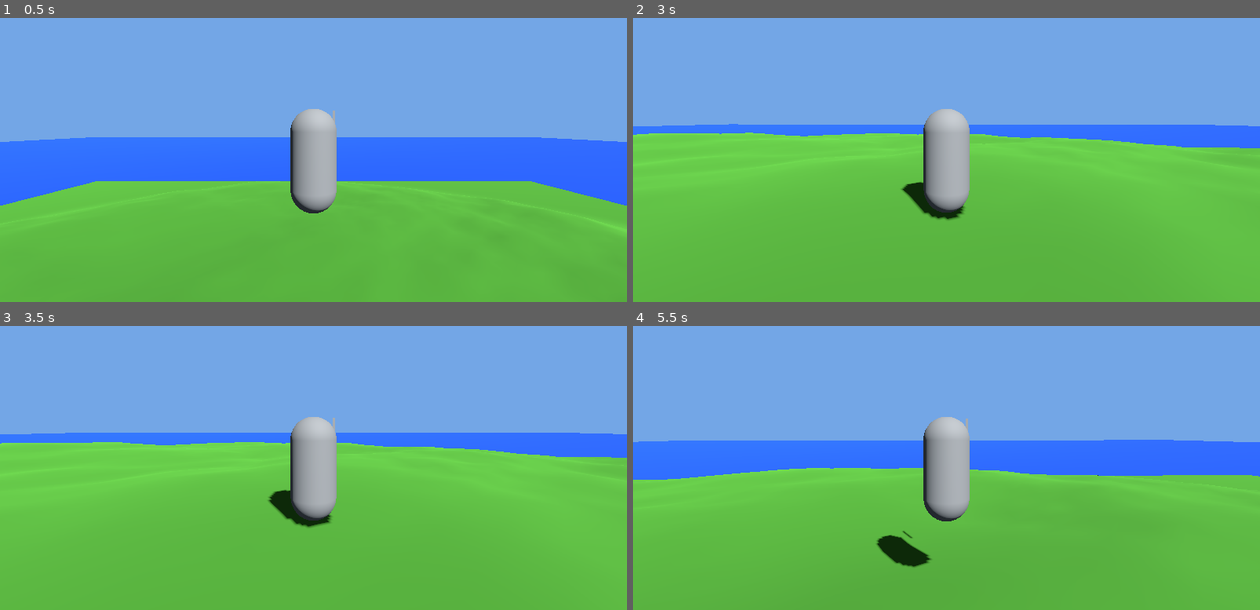
Above: before the commit, frames 1-4 (two rows, left to right).
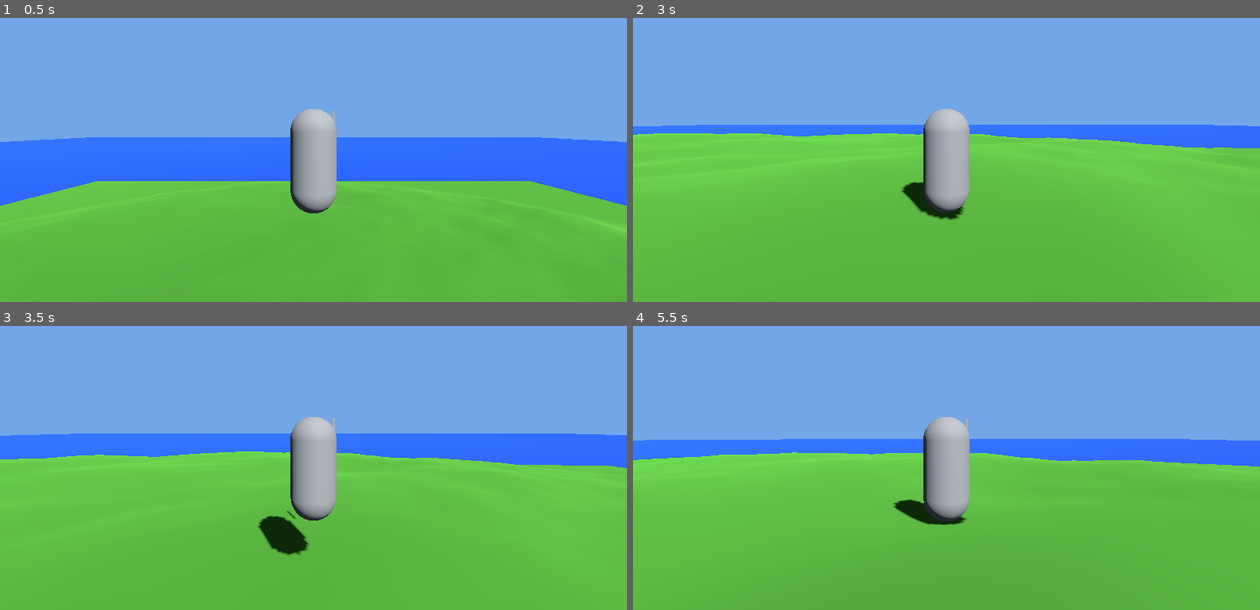
Above: after the commit, the same moments.

Repository: cpeter41/mingusbreath
Game: Godot game, scene res://scenes/dev/test_island.tscn
Same seed, same stepped clock (60 frames per second), same inputs: the game is played once before the commit and once after it.
Inputs (mouse positions are in pixels of both pictures, inside the frame that each line leads up to):
- Up to frame 1 (0.5 s): no input
- Up to frame 2 (3 s): move the mouse to (977, 123) at 0.52 s; press the mouse at (977, 123) at 0.53 s; hold W (move_forward) from 0.53 s (still down); tap Space (jump) at 0.77, 1.07, 1.52, 1.55, 1.82, 2.1 s; tap Shift (sprint) at 0.8, 1.35 s; move the mouse to (915, 125) at 1.27 s; release the mouse at (915, 125) at 1.28 s; move the mouse to (959, 120) at 2.02 s; press the mouse at (959, 120) at 2.03 s; move the mouse to (940, 131) at 2.77 s; release the mouse at (940, 131) at 2.78 s; click (940, 131) at 2.85 s
- Up to frame 3 (3.5 s): keep holding W (move_forward); tap Space (jump) at 3.02, 3.32 s; tap Shift (sprint) at 3.05 s
- Up to frame 4 (5.5 s): keep holding W (move_forward); move the mouse to (990, 436) at 3.52 s; hold Shift (sprint) 3.53-4.28 s; tap Space (jump) at 3.77, 3.8, 4.07, 4.52, 4.82 s; move the mouse to (896, 428) at 4.27 s; click (896, 428) at 4.35 s; move the mouse to (952, 433) at 5.02 s; hold Shift (sprint) from 5.03 s (still down)

Frame 1 is identical in both runs. In frame 2, 0.2% of the frame differs, in the area x 0-99%, y 37-71%; in frame 3, 5.1%; in frame 4, 6.6%, in the area x 0-100%, y 39-86%.

Commit message:
split state machines

Diff:
--- a/scenes/dev/test_island.tscn
+++ b/scenes/dev/test_island.tscn
@@ -1,6 +1,6 @@
-[gd_scene load_steps=2 format=3]
+[gd_scene format=3 uid="uid://c7iph16iym4d0"]
 
-[ext_resource type="Script" path="res://scripts/dev/test_island.gd" id="1_tisl"]
+[ext_resource type="Script" uid="uid://vlgbptslsw8q" path="res://scripts/dev/test_island.gd" id="1_tisl"]
 
-[node name="TestIsland" type="Node3D"]
+[node name="TestIsland" type="Node3D" unique_id=563090632]
 script = ExtResource("1_tisl")
--- a/scenes/player/Player.tscn
+++ b/scenes/player/Player.tscn
@@ -1,15 +1,17 @@
-[gd_scene load_steps=13 format=3]
+[gd_scene format=3 uid="uid://co1cgbo6s2lmu"]
 
-[ext_resource type="Script" path="res://scripts/player/player.gd" id="1_plyr"]
-[ext_resource type="Script" path="res://scripts/player/player_camera.gd" id="2_pcam"]
-[ext_resource type="Script" path="res://scripts/player/state_machine.gd" id="3_sm"]
-[ext_resource type="Script" path="res://scripts/player/states/idle.gd" id="4_idle"]
-[ext_resource type="Script" path="res://scripts/player/states/run.gd" id="5_run"]
-[ext_resource type="Script" path="res://scripts/player/states/sprint.gd" id="6_sprint"]
-[ext_resource type="Script" path="res://scripts/player/states/jump.gd" id="7_jump"]
-[ext_resource type="Script" path="res://scripts/player/states/fall.gd" id="8_fall"]
-[ext_resource type="Script" path="res://scripts/player/states/attack.gd" id="9_atk"]
-[ext_resource type="PackedScene" path="res://scenes/weapons/Sword.tscn" id="10_sword"]
+[ext_resource type="Script" uid="uid://dmg1tbn2oloma" path="res://scripts/player/player.gd" id="1_plyr"]
+[ext_resource type="Script" uid="uid://jd1ouo00vbp2" path="res://scripts/player/player_camera.gd" id="2_pcam"]
+[ext_resource type="Script" uid="uid://b4jbu3cpkr1gn" path="res://scripts/player/movementSM.gd" id="3_sm"]
+[ext_resource type="Script" uid="uid://blm12rjr7ckf7" path="res://scripts/player/movement_states/idle.gd" id="4_idle"]
+[ext_resource type="Script" uid="uid://uhs8865n85fc" path="res://scripts/player/movement_states/run.gd" id="5_run"]
+[ext_resource type="Script" uid="uid://jl6bmgysx3sm" path="res://scripts/player/movement_states/sprint.gd" id="6_sprint"]
+[ext_resource type="Script" uid="uid://tyhr0nfre37n" path="res://scripts/player/movement_states/jump.gd" id="7_jump"]
+[ext_resource type="Script" uid="uid://bd2fxngxunliv" path="res://scripts/player/movement_states/fall.gd" id="8_fall"]
+[ext_resource type="Script" uid="uid://ctshxxwb1ito4" path="res://scripts/player/actionSM.gd" id="10_180ig"]
+[ext_resource type="PackedScene" uid="uid://dd6deav3yfni3" path="res://scenes/weapons/Sword.tscn" id="10_sword"]
+[ext_resource type="Script" uid="uid://be2yccai2wdfa" path="res://scripts/player/action_states/idle.gd" id="11_20koh"]
+[ext_resource type="Script" uid="uid://cmcuef4yexe0h" path="res://scripts/player/action_states/attack.gd" id="12_ov1oi"]
 
 [sub_resource type="CapsuleShape3D" id="CapsuleShape3D_1"]
 radius = 0.4
@@ -19,48 +21,56 @@
 radius = 0.4
 height = 1.8
 
-[node name="Player" type="CharacterBody3D"]
+[node name="Player" type="CharacterBody3D" unique_id=576338234]
 script = ExtResource("1_plyr")
 
-[node name="CollisionShape3D" type="CollisionShape3D" parent="."]
-position = Vector3(0, 0.9, 0)
+[node name="CollisionShape3D" type="CollisionShape3D" parent="." unique_id=1998205765]
+transform = Transform3D(1, 0, 0, 0, 1, 0, 0, 0, 1, 0, 0.9, 0)
 shape = SubResource("CapsuleShape3D_1")
 
-[node name="MeshInstance3D" type="MeshInstance3D" parent="."]
-position = Vector3(0, 0.9, 0)
+[node name="MeshInstance3D" type="MeshInstance3D" parent="." unique_id=1725943389]
+transform = Transform3D(1, 0, 0, 0, 1, 0, 0, 0, 1, 0, 0.9, 0)
 mesh = SubResource("CapsuleMesh_1")
 
-[node name="CameraPivot" type="Node3D" parent="."]
-position = Vector3(0, 1.5, 0)
+[node name="CameraPivot" type="Node3D" parent="." unique_id=475442067]
+transform = Transform3D(1, 0, 0, 0, 1, 0, 0, 0, 1, 0, 1.5, 0)
 
-[node name="SpringArm3D" type="SpringArm3D" parent="CameraPivot"]
+[node name="SpringArm3D" type="SpringArm3D" parent="CameraPivot" unique_id=235728209]
 spring_length = 4.0
 script = ExtResource("2_pcam")
 
-[node name="Camera3D" type="Camera3D" parent="CameraPivot/SpringArm3D"]
+[node name="Camera3D" type="Camera3D" parent="CameraPivot/SpringArm3D" unique_id=1823044835]
 
-[node name="WeaponMount" type="Node3D" parent="."]
-position = Vector3(0.4, 1.2, -0.5)
+[node name="WeaponMount" type="Node3D" parent="." unique_id=716419572]
+transform = Transform3D(1, 0, 0, 0, 1, 0, 0, 0, 1, 0.4, 1.2, -0.5)
 
-[node name="Sword" parent="WeaponMount" instance=ExtResource("10_sword")]
+[node name="Sword" parent="WeaponMount" unique_id=1457676848 instance=ExtResource("10_sword")]
 
-[node name="StateMachine" type="Node" parent="."]
+[node name="MovementStateMachine" type="Node" parent="." unique_id=1801636306]
 script = ExtResource("3_sm")
 
-[node name="Idle" type="Node" parent="StateMachine"]
+[node name="Idle" type="Node" parent="MovementStateMachine" unique_id=1385347734]
 script = ExtResource("4_idle")
 
-[node name="Run" type="Node" parent="StateMachine"]
+[node name="Run" type="Node" parent="MovementStateMachine" unique_id=842835857]
 script = ExtResource("5_run")
 
-[node name="Sprint" type="Node" parent="StateMachine"]
+[node name="Sprint" type="Node" parent="MovementStateMachine" unique_id=41312206]
 script = ExtResource("6_sprint")
 
-[node name="Jump" type="Node" parent="StateMachine"]
+[node name="Jump" type="Node" parent="MovementStateMachine" unique_id=1560364722]
 script = ExtResource("7_jump")
 
-[node name="Fall" type="Node" parent="StateMachine"]
+[node name="Fall" type="Node" parent="MovementStateMachine" unique_id=274319939]
 script = ExtResource("8_fall")
 
-[node name="Attack" type="Node" parent="StateMachine"]
-script = ExtResource("9_atk")
+[node name="ActionStateMachine" type="Node" parent="." unique_id=1403715199]
+script = ExtResource("10_180ig")
+
+[node name="Idle" type="Node" parent="ActionStateMachine" unique_id=1778274176]
+script = ExtResource("11_20koh")
+metadata/_custom_type_script = "uid://bii7xt6jbu4mi"
+
+[node name="Attack" type="Node" parent="ActionStateMachine" unique_id=344726428]
+script = ExtResource("12_ov1oi")
+metadata/_custom_type_script = "uid://bii7xt6jbu4mi"
--- a/scenes/weapons/Sword.tscn
+++ b/scenes/weapons/Sword.tscn
@@ -1,7 +1,7 @@
-[gd_scene load_steps=5 format=3]
+[gd_scene format=3 uid="uid://dd6deav3yfni3"]
 
-[ext_resource type="Script" path="res://scripts/combat/sword.gd" id="1_sw"]
-[ext_resource type="Script" path="res://scripts/combat/hitbox.gd" id="2_hb"]
+[ext_resource type="Script" uid="uid://b3wnya4j2tmvi" path="res://scripts/combat/sword.gd" id="1_sw"]
+[ext_resource type="Script" uid="uid://cvjhxi8qfderd" path="res://scripts/combat/hitbox.gd" id="2_hb"]
 
 [sub_resource type="BoxMesh" id="BoxMesh_1"]
 size = Vector3(0.05, 0.6, 0.05)
@@ -9,16 +9,16 @@
 [sub_resource type="BoxShape3D" id="BoxShape3D_1"]
 size = Vector3(0.15, 0.55, 0.15)
 
-[node name="Sword" type="Node3D"]
+[node name="Sword" type="Node3D" unique_id=1055447677]
 script = ExtResource("1_sw")
 
-[node name="Blade" type="MeshInstance3D" parent="."]
-position = Vector3(0, 0.3, 0)
+[node name="Blade" type="MeshInstance3D" parent="." unique_id=2103834362]
+transform = Transform3D(1, 0, 0, 0, 1, 0, 0, 0, 1, 0, 0.3, 0)
 mesh = SubResource("BoxMesh_1")
 
-[node name="Hitbox" type="Area3D" parent="."]
+[node name="Hitbox" type="Area3D" parent="." unique_id=1635892470]
 script = ExtResource("2_hb")
 
-[node name="CollisionShape3D" type="CollisionShape3D" parent="Hitbox"]
-position = Vector3(0, 0.3, 0)
+[node name="CollisionShape3D" type="CollisionShape3D" parent="Hitbox" unique_id=111089906]
+transform = Transform3D(1, 0, 0, 0, 1, 0, 0, 0, 1, 0, 0.3, 0)
 shape = SubResource("BoxShape3D_1")
--- a/scripts/player/state_machine.gd
+++ b/scripts/player/actionSM.gd
@@ -2,22 +2,22 @@
 
 var player: CharacterBody3D
 var _states: Dictionary = {}
-var _current: PlayerState = null
+var _current: ActionState = null
 
 
 func _ready() -> void:
 	player = owner as CharacterBody3D
 	for child in get_children():
-		if child is PlayerState:
+		if child is ActionState:
 			_states[child.name.to_lower()] = child
 			child.player = player
-			child.state_machine = self
+			child.actionSM = self
 	# Defer so all _ready calls finish before first transition
-	transition_to.call_deferred("fall")
+	transition_to.call_deferred("idle")
 
 
 func transition_to(state_name: String) -> void:
-	var next := _states.get(state_name) as PlayerState
+	var next := _states.get(state_name) as ActionState
 	if next == null or next == _current:
 		return
 	if _current:
--- /dev/null
+++ b/scripts/player/action_states/attack.gd
@@ -0,0 +1,18 @@
+extends ActionState
+
+const DURATION := 0.6
+
+var _timer  := 0.0
+var _sword: Node3D
+
+
+func enter() -> void:
+	_sword = player.get_node("WeaponMount/Sword")
+	_sword.swing()
+	_timer = DURATION
+
+
+func physics_update(delta: float) -> void:
+	_timer -= delta
+	if _timer <= 0.0:
+		actionSM.transition_to("idle")
--- /dev/null
+++ b/scripts/player/action_states/idle.gd
@@ -0,0 +1,5 @@
+extends ActionState
+
+func handle_input(event: InputEvent) -> void:
+	if event.is_action_pressed("attack_light"):
+		actionSM.transition_to("attack")
--- /dev/null
+++ b/scripts/player/action_states/state.gd
@@ -0,0 +1,10 @@
+class_name ActionState
+extends Node
+
+var player: CharacterBody3D
+var actionSM: Node  # PlayerStateMachine, typed as Node to avoid circular ref
+
+func enter() -> void: pass
+func exit() -> void: pass
+func physics_update(_delta: float) -> void: pass
+func handle_input(_event: InputEvent) -> void: pass
--- /dev/null
+++ b/scripts/player/movementSM.gd
@@ -0,0 +1,36 @@
+extends Node
+
+var player: CharacterBody3D
+var _states: Dictionary = {}
+var _current: MovementState = null
+
+
+func _ready() -> void:
+	player = owner as CharacterBody3D
+	for child in get_children():
+		if child is MovementState:
+			_states[child.name.to_lower()] = child
+			child.player = player
+			child.movementSM = self
+	# Defer so all _ready calls finish before first transition
+	transition_to.call_deferred("fall")
+
+
+func transition_to(state_name: String) -> void:
+	var next := _states.get(state_name) as MovementState
+	if next == null or next == _current:
+		return
+	if _current:
+		_current.exit()
+	_current = next
+	_current.enter()
+
+
+func physics_update(delta: float) -> void:
+	if _current:
+		_current.physics_update(delta)
+
+
+func handle_input(event: InputEvent) -> void:
+	if _current:
+		_current.handle_input(event)
--- a/scripts/player/states/fall.gd
+++ b/scripts/player/movement_states/fall.gd
@@ -1,4 +1,4 @@
-extends PlayerState
+extends MovementState
 
 const SPEED := 5.0
 
@@ -11,7 +11,7 @@
 		player.velocity.z = dir.z * SPEED
 
 	if player.is_on_floor():
-		state_machine.transition_to(
+		movementSM.transition_to(
 			"sprint" if Input.is_action_pressed("sprint") and _get_move_dir() != Vector3.ZERO
 			else "run" if _get_move_dir() != Vector3.ZERO
 			else "idle"
--- a/scripts/player/states/idle.gd
+++ b/scripts/player/movement_states/idle.gd
@@ -1,23 +1,18 @@
-extends PlayerState
+extends MovementState
 
 func physics_update(delta: float) -> void:
 	_apply_gravity(delta)
 	_decelerate(delta)
 
 	if not player.is_on_floor():
-		state_machine.transition_to("fall")
+		movementSM.transition_to("fall")
 		return
 
 	if Input.is_action_just_pressed("jump"):
-		state_machine.transition_to("jump")
+		movementSM.transition_to("jump")
 		return
 
 	if _get_move_dir() != Vector3.ZERO:
-		state_machine.transition_to(
+		movementSM.transition_to(
 			"sprint" if Input.is_action_pressed("sprint") else "run"
 		)
-
-
-func handle_input(event: InputEvent) -> void:
-	if event.is_action_pressed("attack_light"):
-		state_machine.transition_to("attack")
--- a/scripts/player/states/jump.gd
+++ b/scripts/player/movement_states/jump.gd
@@ -1,4 +1,4 @@
-extends PlayerState
+extends MovementState
 
 const SPEED         := 5.0
 const JUMP_VELOCITY := 4.5
@@ -16,4 +16,4 @@
 		player.velocity.z = dir.z * SPEED
 
 	if player.velocity.y <= 0.0:
-		state_machine.transition_to("fall")
+		movementSM.transition_to("fall")
--- /dev/null
+++ b/scripts/player/movement_states/run.gd
@@ -0,0 +1,25 @@
+extends MovementState
+
+func physics_update(delta: float) -> void:
+	_apply_gravity(delta)
+
+	if not player.is_on_floor():
+		movementSM.transition_to("fall")
+		return
+
+	if Input.is_action_just_pressed("jump"):
+		movementSM.transition_to("jump")
+		return
+
+	var dir := _get_move_dir()
+	if dir == Vector3.ZERO:
+		movementSM.transition_to("idle")
+		return
+
+	if Input.is_action_pressed("sprint"):
+		movementSM.transition_to("sprint")
+		return
+
+	player.velocity.x = dir.x * player.speed
+	player.velocity.z = dir.z * player.speed
+	SkillManager.add_xp(&"run", delta)
--- /dev/null
+++ b/scripts/player/movement_states/sprint.gd
@@ -0,0 +1,27 @@
+extends MovementState
+
+const SPEED_MULTIPLIER := 1.4
+
+func physics_update(delta: float) -> void:
+	_apply_gravity(delta)
+
+	if not player.is_on_floor():
+		movementSM.transition_to("fall")
+		return
+
+	if Input.is_action_just_pressed("jump"):
+		movementSM.transition_to("jump")
+		return
+
+	var dir := _get_move_dir()
+	if dir == Vector3.ZERO:
+		movementSM.transition_to("idle")
+		return
+
+	if not Input.is_action_pressed("sprint"):
+		movementSM.transition_to("run")
+		return
+
+	player.velocity.x = dir.x * player.speed * SPEED_MULTIPLIER
+	player.velocity.z = dir.z * player.speed * SPEED_MULTIPLIER
+	SkillManager.add_xp(&"run", delta * 1.5)
--- a/scripts/player/states/state.gd
+++ b/scripts/player/movement_states/state.gd
@@ -1,8 +1,10 @@
-class_name PlayerState
+class_name MovementState
 extends Node
 
+const DECELERATION_MOD := 10.0
+
 var player: CharacterBody3D
-var state_machine: Node  # PlayerStateMachine, typed as Node to avoid circular ref
+var movementSM: Node  # PlayerStateMachine, typed as Node to avoid circular ref
 
 func enter() -> void: pass
 func exit() -> void: pass
@@ -20,5 +22,5 @@
 	return (player.transform.basis * Vector3(input.x, 0.0, input.y)).normalized()
 
 func _decelerate(delta: float) -> void:
-	player.velocity.x = move_toward(player.velocity.x, 0.0, 10.0 * delta)
-	player.velocity.z = move_toward(player.velocity.z, 0.0, 10.0 * delta)
+	player.velocity.x = move_toward(player.velocity.x, 0.0, DECELERATION_MOD * delta)
+	player.velocity.z = move_toward(player.velocity.z, 0.0, DECELERATION_MOD * delta)
--- a/scripts/player/player.gd
+++ b/scripts/player/player.gd
@@ -4,10 +4,12 @@
 
 var hp: float      = 100.0
 var stamina: float = 100.0
+@export var speed: float = 5.0
 var gravity: float = ProjectSettings.get_setting("physics/3d/default_gravity")
 
 @onready var camera_pivot: Node3D = $CameraPivot
-@onready var state_machine: Node  = $StateMachine
+@onready var movementSM: Node = $MovementStateMachine
+@onready var actionSM: Node = $ActionStateMachine
 
 
 func _ready() -> void:
@@ -29,9 +31,11 @@
 			camera_pivot.rotation.x, deg_to_rad(-70.0), deg_to_rad(20.0)
 		)
 
-	state_machine.handle_input(event)
+	movementSM.handle_input(event)
+	actionSM.handle_input(event)
 
 
 func _physics_process(delta: float) -> void:
-	state_machine.physics_update(delta)
+	movementSM.physics_update(delta)
+	actionSM.physics_update(delta)
 	move_and_slide()
--- a/scripts/player/states/attack.gd
+++ /dev/null
@@ -1,24 +0,0 @@
-extends PlayerState
-
-const DURATION := 0.6
-
-var _timer  := 0.0
-var _sword: Node3D
-
-
-func enter() -> void:
-	_sword = player.get_node("WeaponMount/Sword")
-	_sword.swing()
-	_timer = DURATION
-
-
-func physics_update(delta: float) -> void:
-	_apply_gravity(delta)
-
-	# Slide to a stop during the swing
-	player.velocity.x = move_toward(player.velocity.x, 0.0, 10.0 * delta)
-	player.velocity.z = move_toward(player.velocity.z, 0.0, 10.0 * delta)
-
-	_timer -= delta
-	if _timer <= 0.0:
-		state_machine.transition_to("idle")
--- a/scripts/player/states/run.gd
+++ /dev/null
@@ -1,32 +0,0 @@
-extends PlayerState
-
-const SPEED := 5.0
-
-func physics_update(delta: float) -> void:
-	_apply_gravity(delta)
-
-	if not player.is_on_floor():
-		state_machine.transition_to("fall")
-		return
-
-	if Input.is_action_just_pressed("jump"):
-		state_machine.transition_to("jump")
-		return
-
-	var dir := _get_move_dir()
-	if dir == Vector3.ZERO:
-		state_machine.transition_to("idle")
-		return
-
-	if Input.is_action_pressed("sprint"):
-		state_machine.transition_to("sprint")
-		return
-
-	player.velocity.x = dir.x * SPEED
-	player.velocity.z = dir.z * SPEED
-	SkillManager.add_xp(&"run", delta)
-
-
-func handle_input(event: InputEvent) -> void:
-	if event.is_action_pressed("attack_light"):
-		state_machine.transition_to("attack")
--- a/scripts/player/states/sprint.gd
+++ /dev/null
@@ -1,32 +0,0 @@
-extends PlayerState
-
-const SPEED := 9.0
-
-func physics_update(delta: float) -> void:
-	_apply_gravity(delta)
-
-	if not player.is_on_floor():
-		state_machine.transition_to("fall")
-		return
-
-	if Input.is_action_just_pressed("jump"):
-		state_machine.transition_to("jump")
-		return
-
-	var dir := _get_move_dir()
-	if dir == Vector3.ZERO:
-		state_machine.transition_to("idle")
-		return
-
-	if not Input.is_action_pressed("sprint"):
-		state_machine.transition_to("run")
-		return
-
-	player.velocity.x = dir.x * SPEED
-	player.velocity.z = dir.z * SPEED
-	SkillManager.add_xp(&"run", delta * 1.5)
-
-
-func handle_input(event: InputEvent) -> void:
-	if event.is_action_pressed("attack_light"):
-		state_machine.transition_to("attack")
Not shown, added: scripts/player/actionSM.gd.uid
Not shown, added: scripts/player/action_states/attack.gd.uid
Not shown, added: scripts/player/action_states/idle.gd.uid
Not shown, added: scripts/player/action_states/state.gd.uid
Renamed: scripts/player/state_machine.gd.uid -> scripts/player/movementSM.gd.uid
Renamed: scripts/player/states/fall.gd.uid -> scripts/player/movement_states/fall.gd.uid
Renamed: scripts/player/states/idle.gd.uid -> scripts/player/movement_states/idle.gd.uid
Renamed: scripts/player/states/jump.gd.uid -> scripts/player/movement_states/jump.gd.uid
Renamed: scripts/player/states/run.gd.uid -> scripts/player/movement_states/run.gd.uid
Renamed: scripts/player/states/sprint.gd.uid -> scripts/player/movement_states/sprint.gd.uid
Renamed: scripts/player/states/state.gd.uid -> scripts/player/movement_states/state.gd.uid
Not shown, removed: scripts/player/states/attack.gd.uid
(and 1 more such lines)
